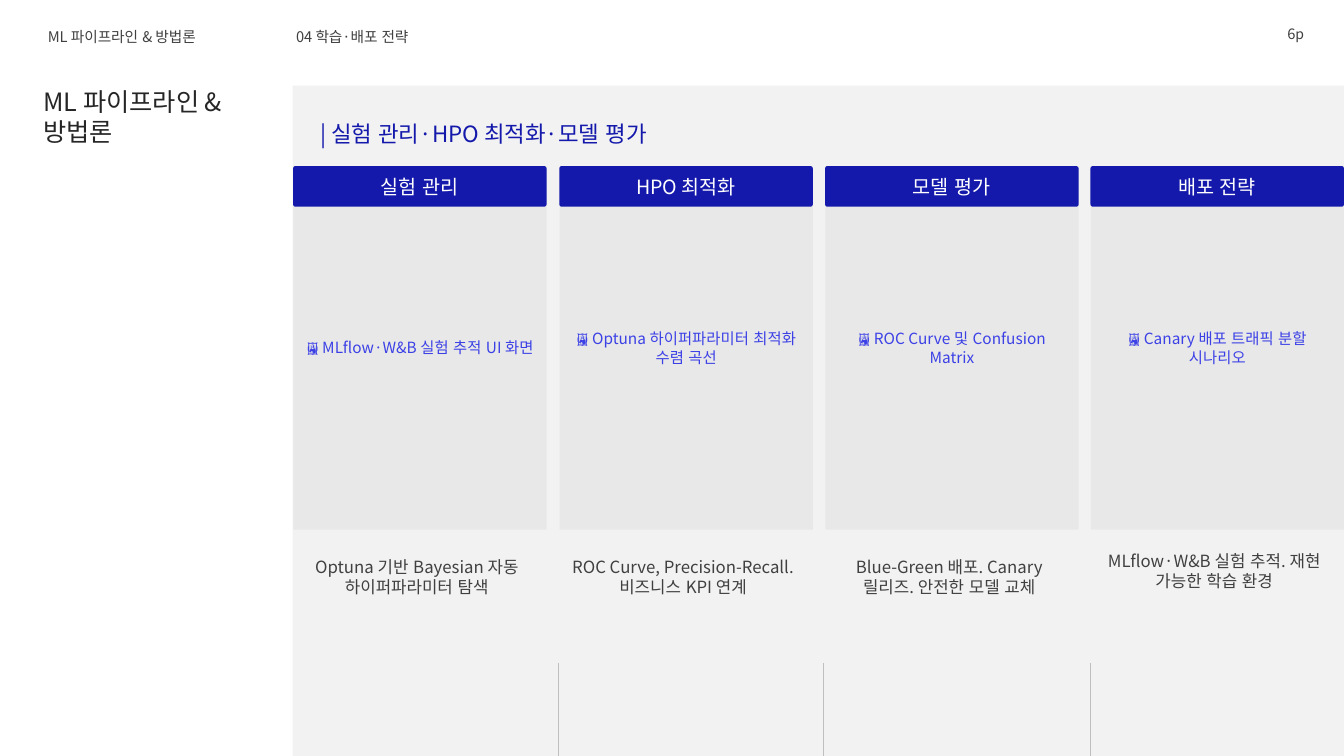
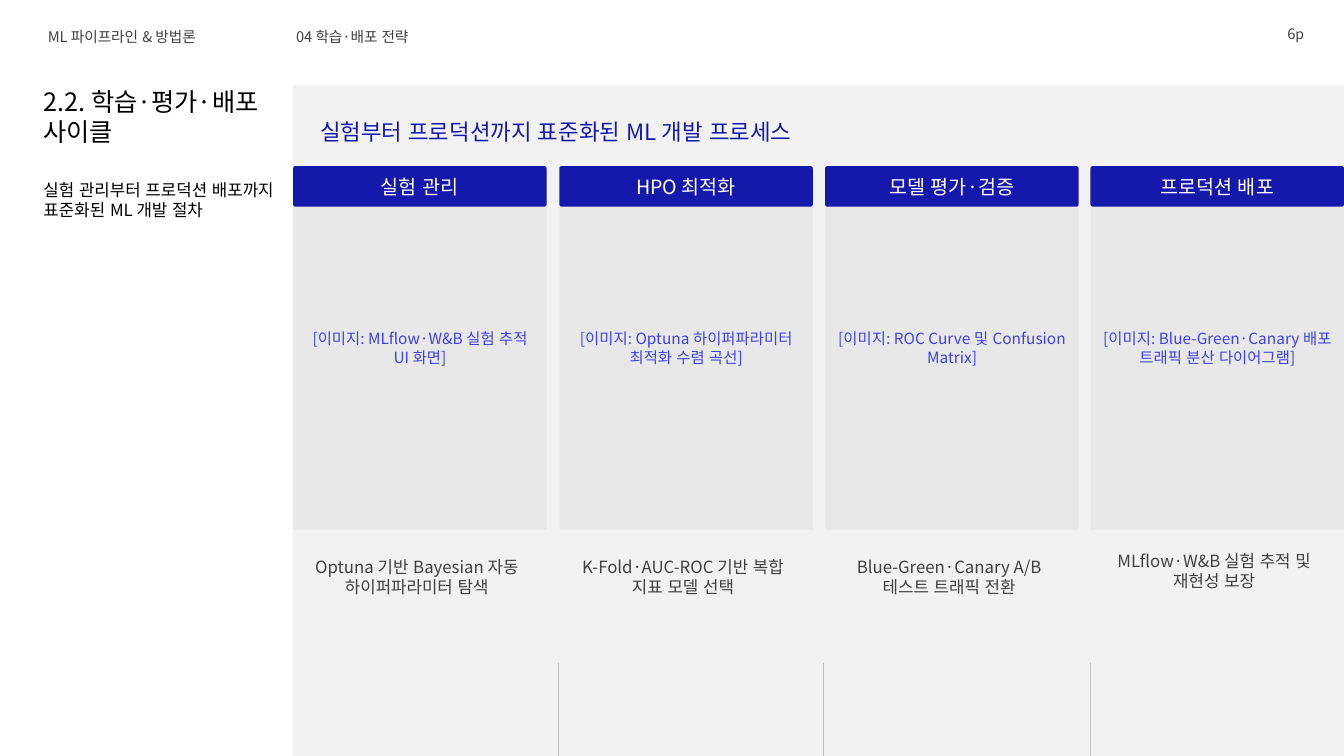
Before and after one commit to lhs6395-hslee/2026-gsn-pptx, a slide deck: slide 6 of result/머신러닝_심층_기술_가이드_재현검증.pptx. Drawn at 1344x756 pixels with LibreOffice and Linux fonts; fonts in the diff are those of the drawing; background and template pictures are left out. Boxes give left, top, right and bottom in pixels: in the first picture for what was removed or moved away, otherwise in the second. Text is boxed around its words. In the diff, an @@ line names an element or a change of style, - is before the commit and + after.

```diff
--- a/result/머신러닝_심층_기술_가이드_재현검증.pptx
+++ b/result/머신러닝_심층_기술_가이드_재현검증.pptx
@@ text at (x1=43, y1=90, x2=258, y2=143): text changed; text colour #262626 to #000000 @@
-ML 파이프라인 & 방법론
+2.2. 학습·평가·배포 사이클
@@ text at (x1=320, y1=121, x2=791, y2=142): text changed @@
-| 실험 관리·HPO 최적화·모델 평가
+실험부터 프로덕션까지 표준화된 ML 개발 프로세스
@@ text in rounded rectangle at (x1=889, y1=177, x2=1014, y2=196): text changed @@
-모델 평가
+모델 평가·검증
@@ text in rounded rectangle at (x1=1160, y1=177, x2=1274, y2=196): text changed @@
-배포 전략
+프로덕션 배포
@@ text added at (x1=43, y1=182, x2=274, y2=218), 12 pt, text #000000 @@
+실험 관리부터 프로덕션 배포까지 표준화된 ML 개발 절차
@@ text in rectangle at (x1=313, y1=331, x2=527, y2=366): text changed @@
-🖼 MLflow·W&B 실험 추적 UI 화면
+[이미지: MLflow·W&B 실험 추적 UI 화면]
@@ text in rectangle at (x1=580, y1=331, x2=792, y2=366): text changed @@
-🖼 Optuna 하이퍼파라미터 최적화 수렴 곡선
+[이미지: Optuna 하이퍼파라미터 최적화 수렴 곡선]
@@ text in rectangle at (x1=838, y1=331, x2=1066, y2=366): text changed @@
-🖼 ROC Curve 및 Confusion Matrix
+[이미지: ROC Curve 및 Confusion Matrix]
@@ text in rectangle at (x1=1103, y1=331, x2=1331, y2=366): text changed @@
-🖼 Canary 배포 트래픽 분할 시나리오
+[이미지: Blue-Green·Canary 배포 트래픽 분산 다이어그램]
@@ text at (x1=582, y1=559, x2=784, y2=595): text changed @@
-ROC Curve, Precision-Recall. 비즈니스 KPI 연계
+K-Fold·AUC-ROC 기반 복합 지표 모델 선택
@@ text at (x1=857, y1=559, x2=1042, y2=595): text changed @@
-Blue-Green 배포. Canary 릴리즈. 안전한 모델 교체
+Blue-Green·Canary A/B 테스트 트래픽 전환
@@ text at (x1=1117, y1=553, x2=1310, y2=589): text changed @@
-MLflow·W&B 실험 추적. 재현 가능한 학습 환경
+MLflow·W&B 실험 추적 및 재현성 보장
```
Also in this commit, not shown: 11 other slides changed, 5 other files.
